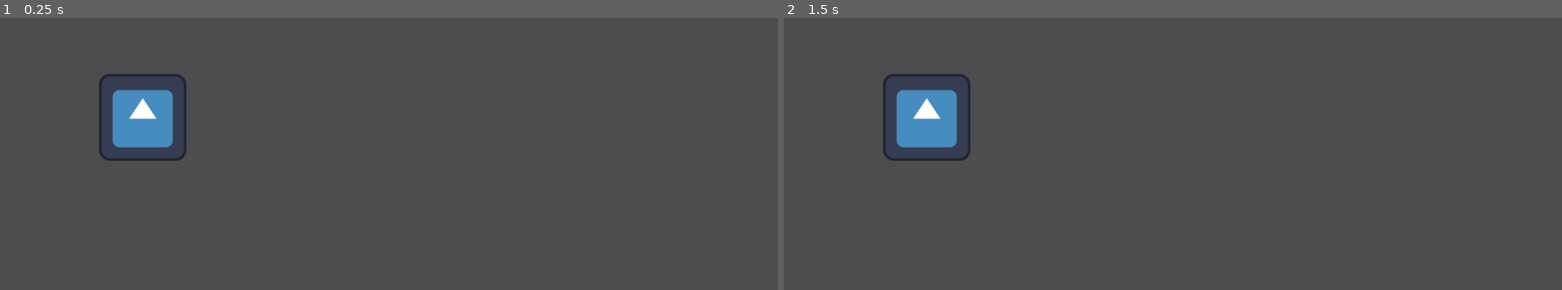
Above: before the commit, frames 1-2 (left to right).
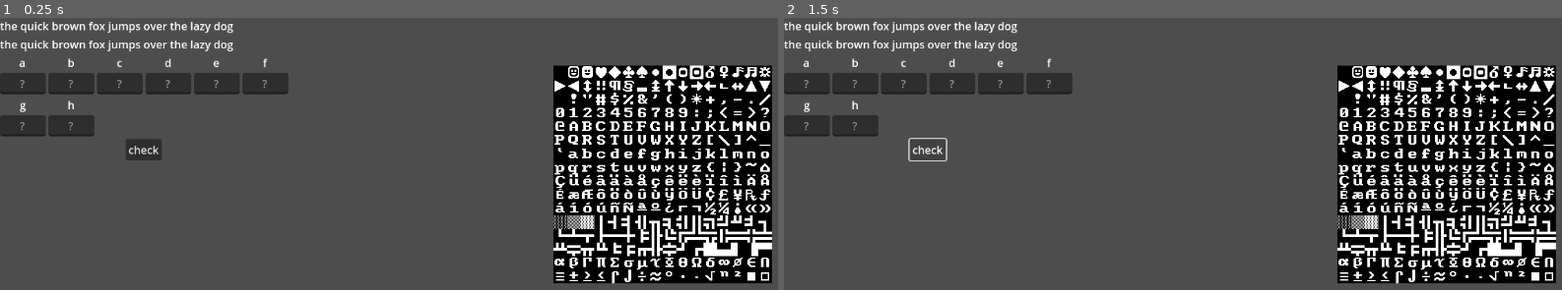
Above: after the commit, the same moments.

Repository: nuzcraft/not_a_place_of_honor
Game: Godot game, scene res://main.tscn
Two runs of this game, one before a commit and one after it. Both use one fixed random seed, a clock stepped at 60 frames per second and the inputs below. The engine's default icon, where the game draws it, is replaced by a stand-in: a white triangle on a blue panel in a dark square.
Inputs (mouse positions are in pixels of both pictures, inside the frame that each line leads up to):
- Up to frame 1 (0.25 s): no input
- Up to frame 2 (1.5 s): click (924, 148) at 0.5 s, where only the run after the commit has a clickable "check"; click (924, 148) at 1.25 s, where only the run after the commit has a clickable "check"

The runs differ from the first frame. In frame 1, 28% of the frame differs, in the area x 0-100%, y 1-98%; in frame 2, 28%.
Error after the commit: Parse Error: Cannot assign a value of type CompressedTexture2D to constant "f_clean" with specified type FontFile. (res://main.gd:3)

Commit message:
getting started

Diff:
--- /dev/null
+++ b/main.gd
@@ -0,0 +1,55 @@
+extends Node2D
+
+const f_clean: FontFile = preload("res://assets/cp437_20x20_2.png")
+const f: FontFile = preload("res://assets/cp437_20x20_3.png")
+
+var glyph_array = []
+var replacing_array = []
+
+var label_array = []
+var lineedit_array = []
+
+func _ready() -> void:
+	var array = []
+	var replaceable_array = []
+	for i in 26:
+		#array.append(97 + i)
+		replaceable_array.append(97 + i)
+	for i in 253:
+		array.append(1 + i)
+
+	for i in 26:
+		var glyph = array.pick_random()
+		glyph_array.append(array.pop_at(array.find(glyph)))
+		var replacing = replaceable_array.pick_random()
+		replacing_array.append(replaceable_array.pop_at(replaceable_array.find(replacing)))
+		print("%d: %s is replacing %s (%s)" % [i, glyph, replacing, char(replacing)])
+		var glyph_rect: Rect2 = f_clean.get_glyph_uv_rect(0, Vector2i(20, 0), glyph)
+		f.set_glyph_uv_rect(0, Vector2i(20, 0), replacing, glyph_rect)
+
+	print(char(glyph_array[0]))
+	print(char(replacing_array[0]))
+	#$VBoxContainer/GridContainer/VBoxContainer/Label.text = char(replacing_array[0])
+	for vbox in $VBoxContainer/GridContainer.get_children():
+		if vbox is VBoxContainer:
+			for ch in vbox.get_children():
+				if ch is Label:
+					label_array.append(ch)
+				elif ch is LineEdit:
+					lineedit_array.append(ch)
+
+
+	for i in label_array.size():
+		label_array[i].text = char(replacing_array[i])
+
+func _process(delta: float) -> void:
+	pass
+
+
+func _on_check_button_pressed() -> void:
+	for i in lineedit_array.size():
+		if lineedit_array[i].text == char(replacing_array[i]):
+			lineedit_array[i].editable = false
+			var reset_rect: Rect2 = f_clean.get_glyph_uv_rect(0, Vector2i(20, 0), replacing_array[i])
+			f.set_glyph_uv_rect(0, Vector2i(20, 0), replacing_array[i], reset_rect)
+	$VBoxContainer/Label2.add_theme_font_override("font", f)
--- a/main.tscn
+++ b/main.tscn
@@ -1,9 +1,167 @@
-[gd_scene load_steps=2 format=3 uid="uid://uuwyrlskb43w"]
+[gd_scene load_steps=5 format=3 uid="uid://uuwyrlskb43w"]
 
-[ext_resource type="Texture2D" uid="uid://c13s8clofva5b" path="res://icon.svg" id="1_m1aid"]
+[ext_resource type="Script" path="res://main.gd" id="1_i3mbq"]
+[ext_resource type="Texture2D" uid="uid://cpmb0r1p4ton6" path="res://assets/cp437_20x20.png" id="3_lbwso"]
+[ext_resource type="FontFile" uid="uid://6oaa5h668nc7" path="res://assets/cp437_20x20_2.png" id="4_5im7g"]
+[ext_resource type="FontFile" uid="uid://t8gejpctdf8a" path="res://assets/cp437_20x20_3.png" id="5_oj5su"]
 
 [node name="Main" type="Node2D"]
+script = ExtResource("1_i3mbq")
 
-[node name="Icon" type="Sprite2D" parent="."]
-position = Vector2(209, 146)
-texture = ExtResource("1_m1aid")
+[node name="Cp43720x20" type="Sprite2D" parent="."]
+position = Vector2(970, 230)
+texture = ExtResource("3_lbwso")
+
+[node name="VBoxContainer" type="VBoxContainer" parent="."]
+offset_right = 40.0
+offset_bottom = 40.0
+
+[node name="Label" type="Label" parent="VBoxContainer"]
+layout_mode = 2
+theme_override_fonts/font = ExtResource("4_5im7g")
+text = "the quick brown fox jumps over the lazy dog"
+
+[node name="Label2" type="Label" parent="VBoxContainer"]
+layout_mode = 2
+theme_override_fonts/font = ExtResource("5_oj5su")
+text = "the quick brown fox jumps over the lazy dog"
+
+[node name="GridContainer" type="GridContainer" parent="VBoxContainer"]
+layout_mode = 2
+columns = 6
+
+[node name="VBoxContainer" type="VBoxContainer" parent="VBoxContainer/GridContainer"]
+layout_mode = 2
+
+[node name="Label" type="Label" parent="VBoxContainer/GridContainer/VBoxContainer"]
+layout_mode = 2
+theme_override_fonts/font = ExtResource("5_oj5su")
+text = "a"
+horizontal_alignment = 1
+
+[node name="LineEdit" type="LineEdit" parent="VBoxContainer/GridContainer/VBoxContainer"]
+layout_mode = 2
+theme_override_fonts/font = ExtResource("4_5im7g")
+placeholder_text = "?"
+alignment = 1
+max_length = 1
+
+[node name="VBoxContainer2" type="VBoxContainer" parent="VBoxContainer/GridContainer"]
+layout_mode = 2
+
+[node name="Label" type="Label" parent="VBoxContainer/GridContainer/VBoxContainer2"]
+layout_mode = 2
+theme_override_fonts/font = ExtResource("5_oj5su")
+text = "b"
+horizontal_alignment = 1
+
+[node name="LineEdit" type="LineEdit" parent="VBoxContainer/GridContainer/VBoxContainer2"]
+layout_mode = 2
+theme_override_fonts/font = ExtResource("4_5im7g")
+placeholder_text = "?"
+alignment = 1
+max_length = 1
+
+[node name="VBoxContainer3" type="VBoxContainer" parent="VBoxContainer/GridContainer"]
+layout_mode = 2
+
+[node name="Label" type="Label" parent="VBoxContainer/GridContainer/VBoxContainer3"]
+layout_mode = 2
+theme_override_fonts/font = ExtResource("5_oj5su")
+text = "c"
+horizontal_alignment = 1
+
+[node name="LineEdit" type="LineEdit" parent="VBoxContainer/GridContainer/VBoxContainer3"]
+layout_mode = 2
+theme_override_fonts/font = ExtResource("4_5im7g")
+placeholder_text = "?"
+alignment = 1
+max_length = 1
+
+[node name="VBoxContainer4" type="VBoxContainer" parent="VBoxContainer/GridContainer"]
+layout_mode = 2
+
+[node name="Label" type="Label" parent="VBoxContainer/GridContainer/VBoxContainer4"]
+layout_mode = 2
+theme_override_fonts/font = ExtResource("5_oj5su")
+text = "d"
+horizontal_alignment = 1
+
+[node name="LineEdit" type="LineEdit" parent="VBoxContainer/GridContainer/VBoxContainer4"]
+layout_mode = 2
+theme_override_fonts/font = ExtResource("4_5im7g")
+placeholder_text = "?"
+alignment = 1
+max_length = 1
+
+[node name="VBoxContainer5" type="VBoxContainer" parent="VBoxContainer/GridContainer"]
+layout_mode = 2
+
+[node name="Label" type="Label" parent="VBoxContainer/GridContainer/VBoxContainer5"]
+layout_mode = 2
+theme_override_fonts/font = ExtResource("5_oj5su")
+text = "e"
+horizontal_alignment = 1
+
+[node name="LineEdit" type="LineEdit" parent="VBoxContainer/GridContainer/VBoxContainer5"]
+layout_mode = 2
+theme_override_fonts/font = ExtResource("4_5im7g")
+placeholder_text = "?"
+alignment = 1
+max_length = 1
+
+[node name="VBoxContainer6" type="VBoxContainer" parent="VBoxContainer/GridContainer"]
+layout_mode = 2
+
+[node name="Label" type="Label" parent="VBoxContainer/GridContainer/VBoxContainer6"]
+layout_mode = 2
+theme_override_fonts/font = ExtResource("5_oj5su")
+text = "f"
+horizontal_alignment = 1
+
+[node name="LineEdit" type="LineEdit" parent="VBoxContainer/GridContainer/VBoxContainer6"]
+layout_mode = 2
+theme_override_fonts/font = ExtResource("4_5im7g")
+placeholder_text = "?"
+alignment = 1
+max_length = 1
+
+[node name="VBoxContainer7" type="VBoxContainer" parent="VBoxContainer/GridContainer"]
+layout_mode = 2
+
+[node name="Label" type="Label" parent="VBoxContainer/GridContainer/VBoxContainer7"]
+layout_mode = 2
+theme_override_fonts/font = ExtResource("5_oj5su")
+text = "g"
+horizontal_alignment = 1
+
+[node name="LineEdit" type="LineEdit" parent="VBoxContainer/GridContainer/VBoxContainer7"]
+layout_mode = 2
+theme_override_fonts/font = ExtResource("4_5im7g")
+placeholder_text = "?"
+alignment = 1
+max_length = 1
+
+[node name="VBoxContainer8" type="VBoxContainer" parent="VBoxContainer/GridContainer"]
+layout_mode = 2
+
+[node name="Label" type="Label" parent="VBoxContainer/GridContainer/VBoxContainer8"]
+layout_mode = 2
+theme_override_fonts/font = ExtResource("5_oj5su")
+text = "h"
+horizontal_alignment = 1
+
+[node name="LineEdit" type="LineEdit" parent="VBoxContainer/GridContainer/VBoxContainer8"]
+layout_mode = 2
+theme_override_fonts/font = ExtResource("4_5im7g")
+placeholder_text = "?"
+alignment = 1
+max_length = 1
+
+[node name="CheckButton" type="Button" parent="VBoxContainer"]
+layout_mode = 2
+size_flags_horizontal = 4
+theme_override_fonts/font = ExtResource("4_5im7g")
+text = "check"
+
+[connection signal="pressed" from="VBoxContainer/CheckButton" to="." method="_on_check_button_pressed"]
--- a/project.godot
+++ b/project.godot
@@ -17,5 +17,6 @@
 
 [rendering]
 
+textures/canvas_textures/default_texture_filter=0
 renderer/rendering_method="gl_compatibility"
 renderer/rendering_method.mobile="gl_compatibility"
Binary file added: assets/cp437_20x20.png
Binary file added: assets/cp437_20x20_2.png
Binary file added: assets/cp437_20x20_3.png
Binary file added: assets/spike_field.webp
